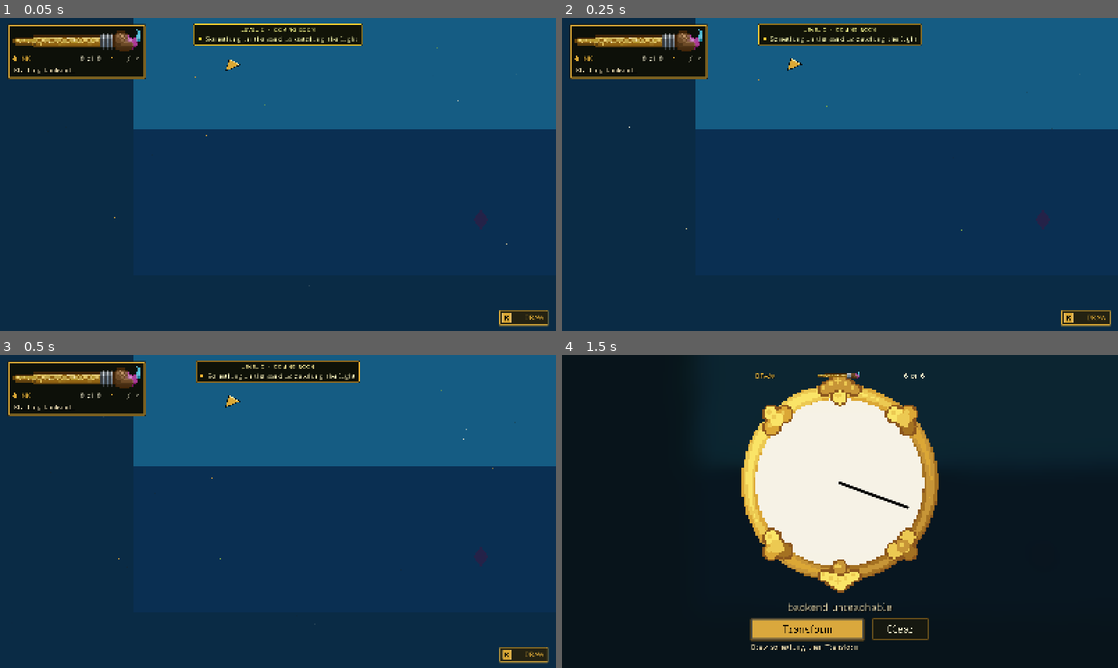
Above: before the commit, frames 1-4 (two rows, left to right).
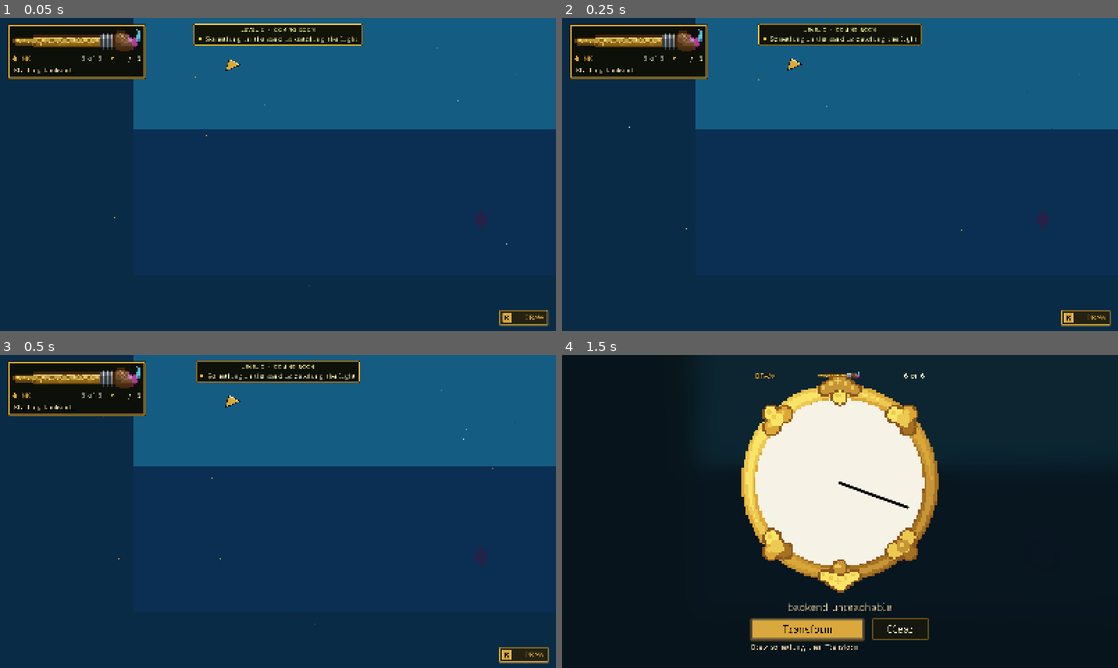
Above: after the commit, the same moments.

Repository: hyuuuan/OBRA
Game: Godot game, scene res://level_3.tscn
Same seed, same stepped clock (60 frames per second), same inputs: the game is played once before the commit and once after it. This scene is started directly instead of the project's main scene.
Inputs (mouse positions are in pixels of both pictures, inside the frame that each line leads up to):
- Up to frame 1 (0.05 s): no input
- Up to frame 2 (0.25 s): no input
- Up to frame 3 (0.5 s): no input
- Up to frame 4 (1.5 s): click "DRAW" at 0.5 s; tap Enter (ui_accept) at 1.25 s; drag from (840, 483) to (1040, 555) at 1.27 s

The runs differ from the first frame. In frame 1, 0.2% of the frame differs, in the area x 14-99%, y 12-99%; in frame 2, less than 0.1%; in frame 3, 0.1%; in frame 4, nothing differs.

Commit message:
The island, the farewell, and the half of the lore they have not heard
Dagat can be finished. run_level3_finish_probe.gd is the other half of T1:
that one proves the level cannot be beaten without drawing, this one proves
it CAN be beaten with drawing, which is the failure a no-draw suite is
structurally incapable of catching -- an unbeatable level passes it
perfectly.

The arrival is scripted and has to be. The player gets to the far sand as
something that swims, and a thing that swims cannot walk up a beach: the
fish drive on land is a flop with no horizontal drive at all. Reverting
them in open water instead hands them straight to the drowning rescue. So
the level reverts them and puts them on the sand in one breath.

The painting first, the farewell second, then cut. Lolo leaving is the
level's real ending rather than the painting, so it gets the last word --
and it writes lolo_present false, which is a Level 4 problem created here:
Dilim is unguided and has to carry its own signposting.

Whichever half of the lore the player has not heard lands at the island, so
nobody leaves Dagat without the whole of it. Branched in code rather than
with a dialogue `condition`, because a condition fires when a flag IS set
and what is wanted is the inverse; there is no `unless`, which
LEVEL_TEMPLATE.md already records.

Separately: _complete_level closed the cinematic bars on a card reading
PAYYO, as a literal. Piyesta has been ending on another level's name since
it shipped and Dagat would have too -- the one moment the game stops to
acknowledge what the player just finished, naming something else. It reads
the title off the catalog now.

Two probe readings were wrong before they were right, both timing.

Waiting on is_solved for the Artist encounter returned on the first frame:
drawing the light answers the beat immediately, but the creature has not
found anything yet, and the flower, the outcome and the open channel all
come from what it does next. The probe waits for the gift.

And the completion panel is staged behind 1.1s of cinematic bars, on
purpose, so the acknowledgement is not one frame long. Thirty frames of
waiting was half of it.

Diff:
--- a/game/config/dialogue_l3.json
+++ b/game/config/dialogue_l3.json
@@ -2,7 +2,7 @@
   "$comment": [
     "LEVEL 3 -- DAGAT. Lolo's lines, and the apo's own at the two forks.",
     "",
-    "⚠ NO LINE MAY NAME A DRAWABLE CLASS, and this level is where that rule is hardest.",
+    "\u26a0 NO LINE MAY NAME A DRAWABLE CLASS, and this level is where that rule is hardest.",
     "Seventeen of the fifty are things you would reach for writing about the sea: fish,",
     "shark, octopus, crab, sea turtle, penguin, frog, sun, cloud, sailboat, submarine,",
     "flashlight, sword, axe, cannon, boomerang, anvil. The check is word-boundary and",
@@ -37,7 +37,7 @@
       "id": "L3_B0_003",
       "at": "L3_B0_SHORE.sub1",
       "kind": "hint",
-      "text": "No counting down any more. Hold a shape as long as you like — but it drinks the whole time it is holding. Something that can **swim**, and get into the shallows with it."
+      "text": "No counting down any more. Hold a shape as long as you like \u2014 but it drinks the whole time it is holding. Something that can **swim**, and get into the shallows with it."
     },
     {
       "id": "L3_B0_004",
@@ -63,7 +63,6 @@
       "kind": "lore",
       "text": "Her old one gave you a moment and took it back. This one gives you as long as you can pay for. I am not sure yet which of those is kinder."
     },
-
     {
       "id": "L3_N1_001",
       "at": "L3_N1.enter",
@@ -106,7 +105,7 @@
       "id": "L3_N1_007",
       "at": "L3_N1.artist.solved",
       "kind": "lore",
-      "text": "Hah. Somebody left that and never came back for it. Push off, apo — I will sit at this end and keep out of your way."
+      "text": "Hah. Somebody left that and never came back for it. Push off, apo \u2014 I will sit at this end and keep out of your way."
     },
     {
       "id": "L3_N1_008",
@@ -114,12 +113,11 @@
       "kind": "lore",
       "text": "Go on then. I will keep up. I am not carrying anything any more, so it is easy for me."
     },
-
     {
       "id": "L3_N2_001",
       "at": "L3_N2.enter",
       "kind": "lore",
-      "text": "Wait. Wait. Do you see how it is going — back and forth over the same stretch, over and over? It is not hunting us. It has lost something."
+      "text": "Wait. Wait. Do you see how it is going \u2014 back and forth over the same stretch, over and over? It is not hunting us. It has lost something."
     },
     {
       "id": "L3_N2_002",
@@ -137,7 +135,7 @@
       "id": "L3_N2_004",
       "at": "L3_N2.teach",
       "kind": "hint",
-      "text": "Or nothing at all. It cannot see you either — keep out of the bright and it will never know you went by."
+      "text": "Or nothing at all. It cannot see you either \u2014 keep out of the bright and it will never know you went by."
     },
     {
       "id": "L3_N2_005",
@@ -170,7 +168,7 @@
       "id": "L3_N2_009",
       "at": "L3_N2.artist.solved",
       "kind": "lore",
-      "text": "Look at it go. It had been over that same patch a hundred times and it only needed somebody to hold something up. Oh — apo. It is giving it to you."
+      "text": "Look at it go. It had been over that same patch a hundred times and it only needed somebody to hold something up. Oh \u2014 apo. It is giving it to you."
     },
     {
       "id": "L3_N2_010",
@@ -188,7 +186,55 @@
       "id": "L3_N2_012",
       "at": "L3_N2.protector.solved",
       "kind": "lore",
-      "text": "It has had enough. Let it go, apo — let it go. It never knew you were there. That is the part I want you to keep."
+      "text": "It has had enough. Let it go, apo \u2014 let it go. It never knew you were there. That is the part I want you to keep."
+    },
+    {
+      "id": "L3_ISL_001",
+      "at": "ISLAND.enter",
+      "kind": "lore",
+      "text": "There. In the sand, where the light is catching it. That is the next one."
+    },
+    {
+      "id": "L3_ISL_002",
+      "at": "ISLAND.how_he_died",
+      "kind": "lore",
+      "text": "I should tell you the rest of it, before you go on. It happened out there, past where we came in. An afternoon like any other."
+    },
+    {
+      "id": "L3_ISL_003",
+      "at": "ISLAND.how_he_died",
+      "kind": "lore",
+      "text": "I did not get to say anything to anybody. That is the part I would change, if I were allowed to change one part."
+    },
+    {
+      "id": "L3_ISL_004",
+      "at": "ISLAND.about_lola",
+      "kind": "lore",
+      "text": "And your lola kept painting. This same water, from that same stretch of sand, over and over."
+    },
+    {
+      "id": "L3_ISL_005",
+      "at": "ISLAND.about_lola",
+      "kind": "lore",
+      "text": "Every one of them came out a little further from what it looks like. She does not always know me now, apo. She still knows which end of the handle to hold."
+    },
+    {
+      "id": "L3_ISL_006",
+      "at": "ISLAND.farewell",
+      "kind": "lore",
+      "text": "This is where I stop."
+    },
+    {
+      "id": "L3_ISL_007",
+      "at": "ISLAND.farewell",
+      "kind": "lore",
+      "text": "Past here I do not remember. I was not there for it, so there is nothing of me in it to walk through \u2014 you would be going on alone whether I came or not."
+    },
+    {
+      "id": "L3_ISL_008",
+      "at": "ISLAND.farewell",
+      "kind": "lore",
+      "text": "Go on, apo. I will be in the parts I know."
     }
   ]
 }
--- a/game/config/level_03.json
+++ b/game/config/level_03.json
@@ -27,7 +27,7 @@
   "order": 3,
   "goal": "cross the sea, get past what is in it, and reach the next painting on the far sand",
   "unlocks_on_complete": "L4_DILIM",
-  "unlocks_at_checkpoint": "CP3",
+  "unlocks_at_checkpoint": "CP4",
   "tags_unlocked": [
     {
       "tag": "swim",
@@ -67,6 +67,12 @@
         "protector"
       ],
       "$comment": "The design's own decision: 'a checkpoint sits partway through the encounter, so a reset costs the cu …(233 unchanged characters)…
+    },
+    {
+      "id": "CP4",
+      "at": "ISLAND",
+      "trigger": "area",
+      "$comment": "THE ARRIVAL, and it is a checkpoint because every CheckpointArea2D in a scene must be declared here or the level errors at load. Reaching it past the encounter is what ends the level; the write is incidental."
     }
   ],
   "restrictions": {
--- a/game/levels/level_3/level_3_environment.tscn
+++ b/game/levels/level_3/level_3_environment.tscn
@@ -159,6 +159,13 @@
 trigger_size = Vector2(220.0, 700.0)
 shows_mark = false
 
+[node name="IslandArrival" type="Area2D" parent="GameplayPlane"]
+position = Vector2(4460.0, 1000.0)
+script = ExtResource("6_checkpoint")
+checkpoint_id = "CP4"
+trigger_size = Vector2(160.0, 900.0)
+shows_mark = false
+
 [node name="DialogueNode" type="Area2D" parent="GameplayPlane"]
 position = Vector2(900.0, 540.0)
 script = ExtResource("7_dialoguenode")
--- a/game/scripts/level_3.gd
+++ b/game/scripts/level_3.gd
@@ -66,6 +66,7 @@
 var _knock_cooldown := 0.0
 ## Stops the stealth reset firing again on the frames between being seen and being moved.
 var _reset_cooldown := 0.0
+var _arrived := false
 
 
 # --- What the machine asks -------------------------------------------------------------
@@ -136,6 +137,10 @@
 		_bakunawa.begin_search()
 	if director != null:
 		director.route_committed.connect(_on_route_committed_here)
+	var arrival := get_node_or_null(
+		^"EnvironmentBaseplate/GameplayPlane/IslandArrival") as CheckpointArea2D
+	if arrival != null:
+		arrival.reached.connect(_on_island_reached)
 
 
 func _roster_ids() -> PackedStringArray:
@@ -610,6 +615,55 @@
 	script_lines.set_flag("has_flower_3")
 
 
+# --- The island ----------------------------------------------------------------------------
+
+## Reaching the far sand, which is the end of the level.
+##
+## ⚠ THE ARRIVAL IS SCRIPTED, AND IT HAS TO BE. The player gets here as something that swims,
+## and a thing that swims cannot walk up a beach -- the fish drive on land is a flop with no
+## horizontal drive at all. Reverting them in open water instead would hand them straight to
+## the drowning rescue. So the level reverts them AND puts them on the sand in one breath.
+func _on_island_reached(_checkpoint_id: String) -> void:
+	if _arrived or director == null or not director.is_solved("L3_N2"):
+		return
+	_arrived = true
+	_come_ashore()
+	# THE PAINTING FIRST, THE FAREWELL SECOND, then cut. Lolo leaving is the level's real
+	# ending, not the painting, so it gets the last word.
+	_speak(script_lines.fire("ISLAND.enter"))
+	_tell_the_other_half()
+	_speak(script_lines.fire("ISLAND.farewell"))
+	# ⚠ AND LEVEL 4 INHERITS IT. Dilim being unguided is the point, so it has to carry its
+	# own signposting with nobody to explain anything. That is a Level 4 problem created here.
+	PlayerProfile.record_lolo_departed()
+	_complete_level()
+
+
+func _come_ashore() -> void:
+	_revert_to_base_form()
+	var sand := _mark("IslandMark")
+	if sand == null or player == null or not is_instance_valid(player):
+		return
+	if player.has_method("apply_morph_state"):
+		player.call("apply_morph_state", {
+			"position": sand.global_position - Vector2(0.0, 40.0),
+			"linear_velocity": Vector2.ZERO,
+		})
+
+
+## WHICHEVER HALF THEY HAVE NOT HEARD. The reveal splits across the two routes and both
+## halves land in full here, so no player leaves Dagat without the whole of it -- the design
+## uses the fork instead of working around it.
+##
+## Branched in code rather than with `condition`, because a dialogue line's condition fires
+## when a flag IS set and what is wanted here is the inverse. There is no `unless`.
+func _tell_the_other_half() -> void:
+	if not script_lines.is_flag_set("heard_how_he_died"):
+		_speak(script_lines.fire("ISLAND.how_he_died"))
+	if not script_lines.is_flag_set("heard_about_lola"):
+		_speak(script_lines.fire("ISLAND.about_lola"))
+
+
 # --- What the player should be doing now --------------------------------------------------
 
 ## DERIVED, NEVER SET -- an objective written at the moment something happened is wrong after
@@ -648,6 +702,7 @@
 		"bangka_found": _bangka_found,
 		"refills_taken": _refills_taken.duplicate(),
 		"knocks": _knocks,
+		"arrived": _arrived,
 	}
 
 
@@ -658,6 +713,7 @@
 	_bangka_found = bool(state.get("bangka_found", false))
 	_refills_taken = (state.get("refills_taken", []) as Array).duplicate()
 	_knocks = int(state.get("knocks", 0))
+	_arrived = bool(state.get("arrived", false))
 	# A restore is a new body or none at all, so the drain starts again rather than resuming
 	# a form that is no longer standing.
 	if _drain != null:
--- a/game/scripts/level_base.gd
+++ b/game/scripts/level_base.gd
@@ -3525,7 +3525,10 @@
 	# size as walking around. The bars come in on the terrace she is standing on, hold for a
 	# beat with her name for the level in them, and the panel arrives into that.
 	if cinematic != null:
-		cinematic.close("PAYYO")
+		# ⚠ THE LEVEL'S OWN NAME, not Payyo's. This was a literal, so Piyesta closed on a
+		# card reading PAYYO and Dagat would have too -- the one moment the game stops to
+		# acknowledge what the player just finished, naming a different level.
+		cinematic.close(String(LevelManager.get_level(level_id).get("title", "")).to_upper())
 		await get_tree().create_timer(1.1, true, false, true).timeout
 	# The transition used to fire HERE, on the same frame, so the one moment the game
 	# acknowledges the player lasted a frame and was never read. It now waits for them.
